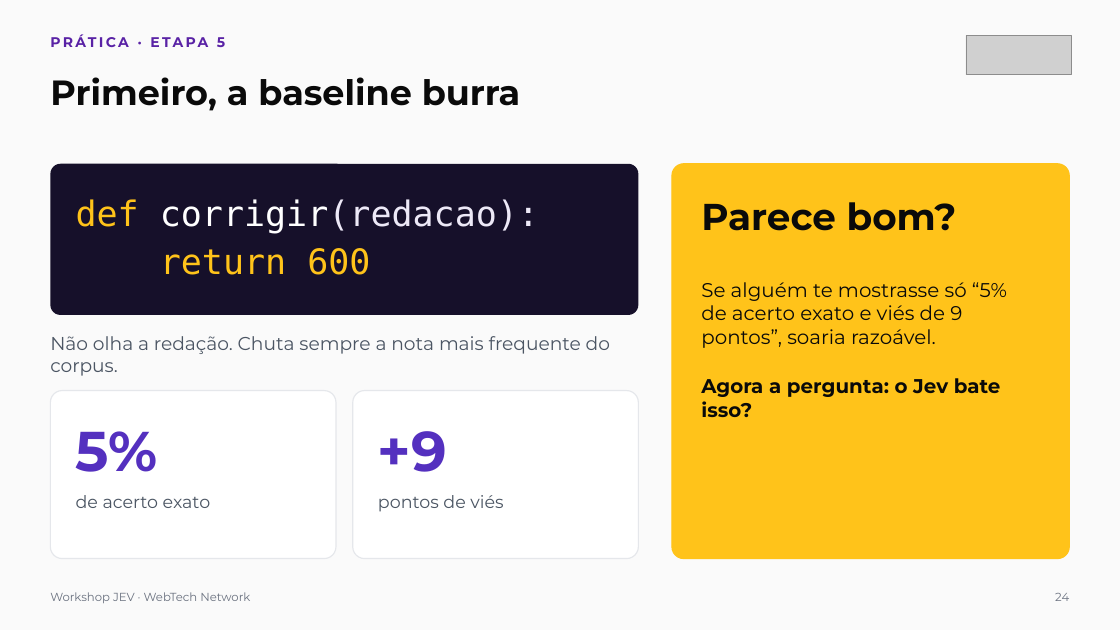
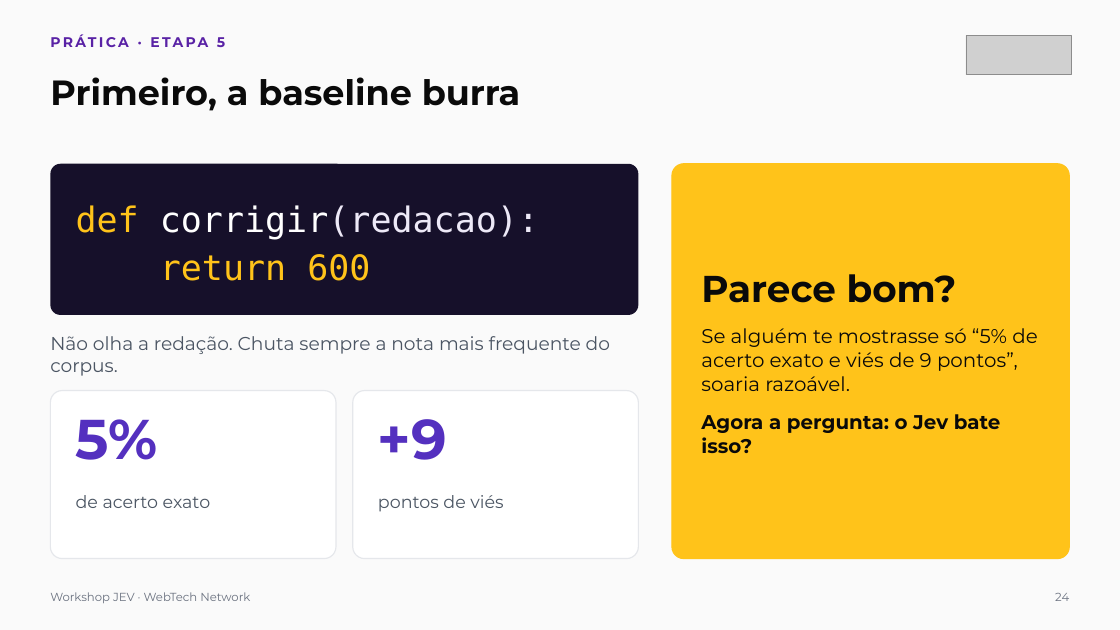
Before and after one commit to webtech-network/workshop-jev, a slide deck: slide 24 of docs/workshop-jev-apresentacao.pptx. Drawn at 1120x630 pixels with LibreOffice and Linux fonts; fonts in the diff are those of the drawing; grey boxes stand for pictures. Boxes give left, top, right and bottom in pixels: in the first picture for what was removed or moved away, otherwise in the second. Text is boxed around its words. In the diff, an @@ line names an element or a change of style, - is before the commit and + after.

```diff
--- a/docs/workshop-jev-apresentacao.pptx
+++ b/docs/workshop-jev-apresentacao.pptx
@@ text "Parece bom?" at bbox=[701, 274, 1037, 453]: vertical alignment top to middle @@
@@ text "Parece bom?": place and size @@
-text "Parece bom?" at bbox=[701, 282, 1007, 348]
+text "Parece bom?" at bbox=[701, 274, 1037, 453]
@@ text "def corrigir(redacao):" at bbox=[76, 205, 539, 281]: vertical alignment top to middle @@
@@ text removed at bbox=[701, 202, 957, 231] @@
-Parece bom?
@@ text at bbox=[701, 274, 957, 303]: paragraph added @@
+Parece bom?
@@ text removed at bbox=[701, 378, 1001, 417] @@
-Agora a pergunta: o Jev bate isso?
@@ text "5%": place and size @@
-text "5%" at bbox=[76, 431, 158, 472]
+text "5%" at bbox=[76, 419, 158, 460]
@@ text "+9": place and size @@
-text "+9" at bbox=[378, 431, 447, 472]
+text "+9" at bbox=[378, 419, 447, 460]
@@ text at bbox=[701, 414, 1001, 453]: paragraph added @@
+Agora a pergunta: o Jev bate isso?
```
Also in this commit, not shown: 26 other slides changed, 8 slides added, 1 slide removed.
